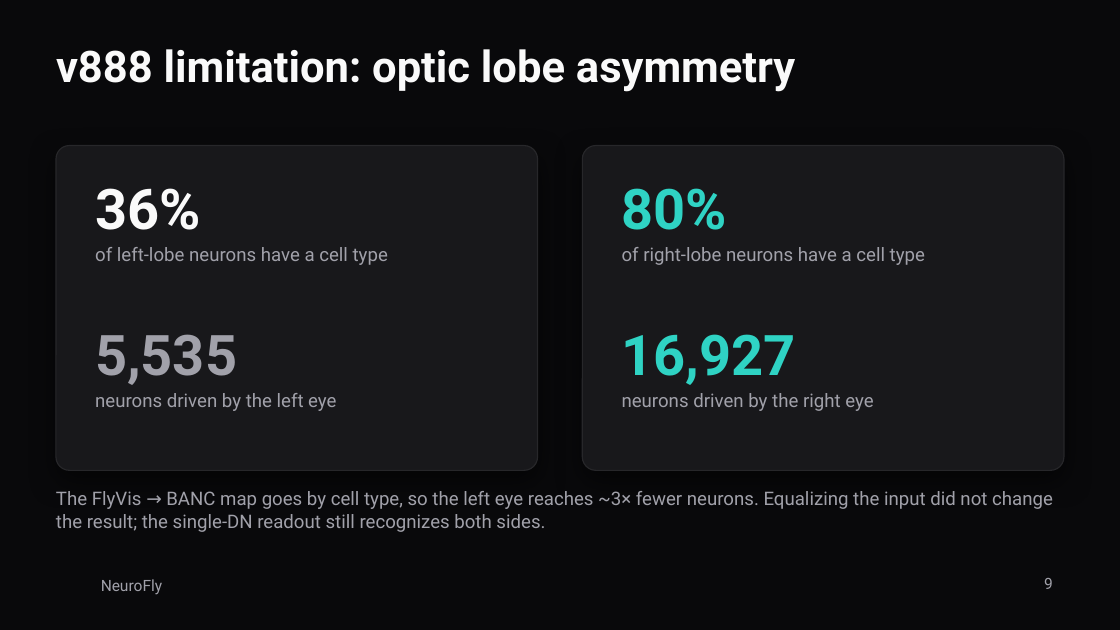
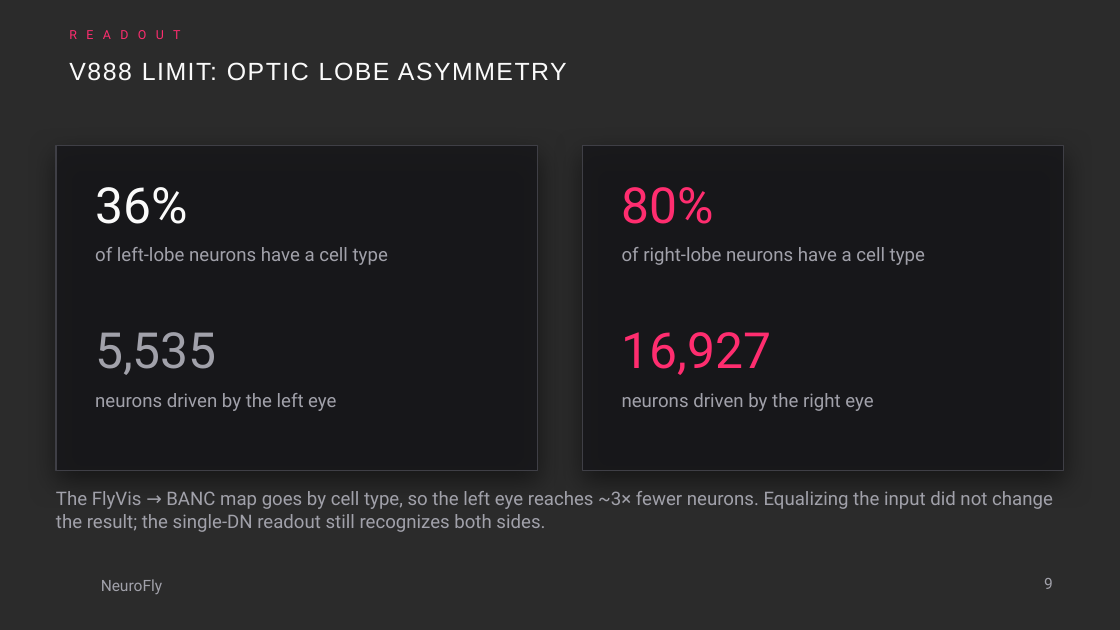
Before and after one commit to FalconDevX/neurofly, a slide deck: slide 9 of docs/prezentacja/NeuroFly.pptx. Drawn at 1120x630 pixels with LibreOffice and Linux fonts; fonts in the diff are those of the drawing; background and template pictures are left out; a plain dark background stands for a picture behind light text. Boxes give left, top, right and bottom in pixels: in the first picture for what was removed or moved away, otherwise in the second. Text is boxed around its words. In the diff, an @@ line names an element or a change of style, - is before the commit and + after.

```diff
--- a/docs/prezentacja/NeuroFly.pptx
+++ b/docs/prezentacja/NeuroFly.pptx
@@ background #09090B to picture (left out) @@
@@ text added at (x1=69, y1=27, x2=741, y2=52), 8 pt, text #FF2D6F @@
+READOUT
@@ title at (x1=69, y1=62, x2=567, y2=81): text changed; size 28 to 16 pt; font Roboto to Arial; bold off @@
-v888 limitation: optic lobe asymmetry
+V888 LIMIT: OPTIC LOBE ASYMMETRY
@@ rounded rectangle removed at (x1=56, y1=146, x2=538, y2=470) @@
@@ rectangle added at (x1=56, y1=146, x2=538, y2=470), fill #18181B at 88% opacity, outline #3F3F46 0.75 pt @@
@@ rounded rectangle removed at (x1=582, y1=146, x2=1064, y2=470) @@
@@ rectangle added at (x1=582, y1=146, x2=1064, y2=470), fill #18181B at 88% opacity, outline #3F3F46 0.75 pt @@
@@ text "36%" at (x1=95, y1=187, x2=187, y2=224): size 36 to 32 pt, bold off @@
@@ text "80%" at (x1=622, y1=187, x2=714, y2=224): size 36 to 32 pt, text colour #2FD3C4 to #FF2D6F, bold off @@
@@ text "5,535" at (x1=95, y1=332, x2=217, y2=375): size 36 to 32 pt, bold off @@
@@ text "16,927" at (x1=622, y1=332, x2=772, y2=375): size 36 to 32 pt, text colour #2FD3C4 to #FF2D6F, bold off @@
```
Also in this commit, not shown: 14 other slides changed, 7 other files.
